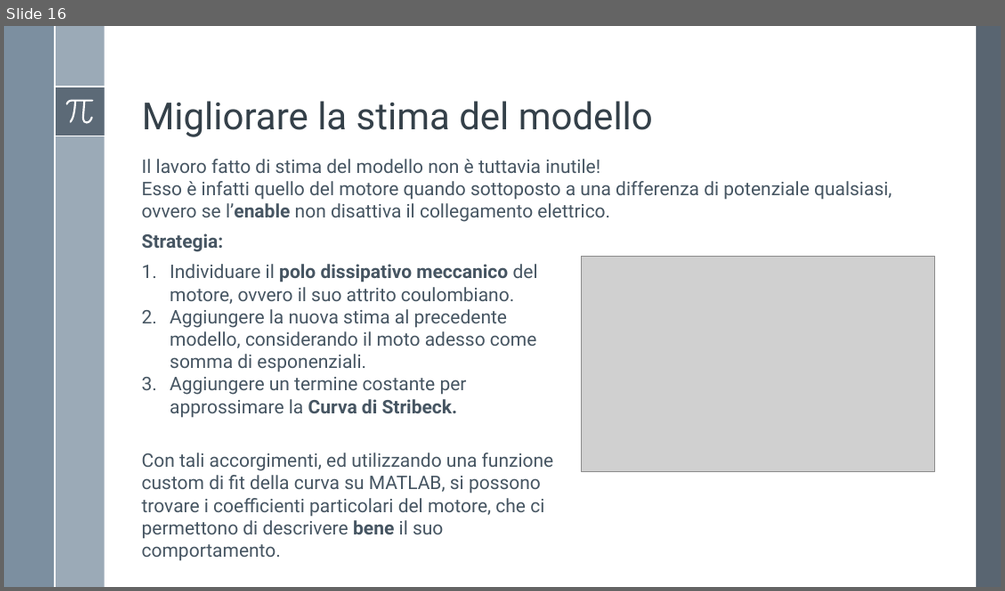
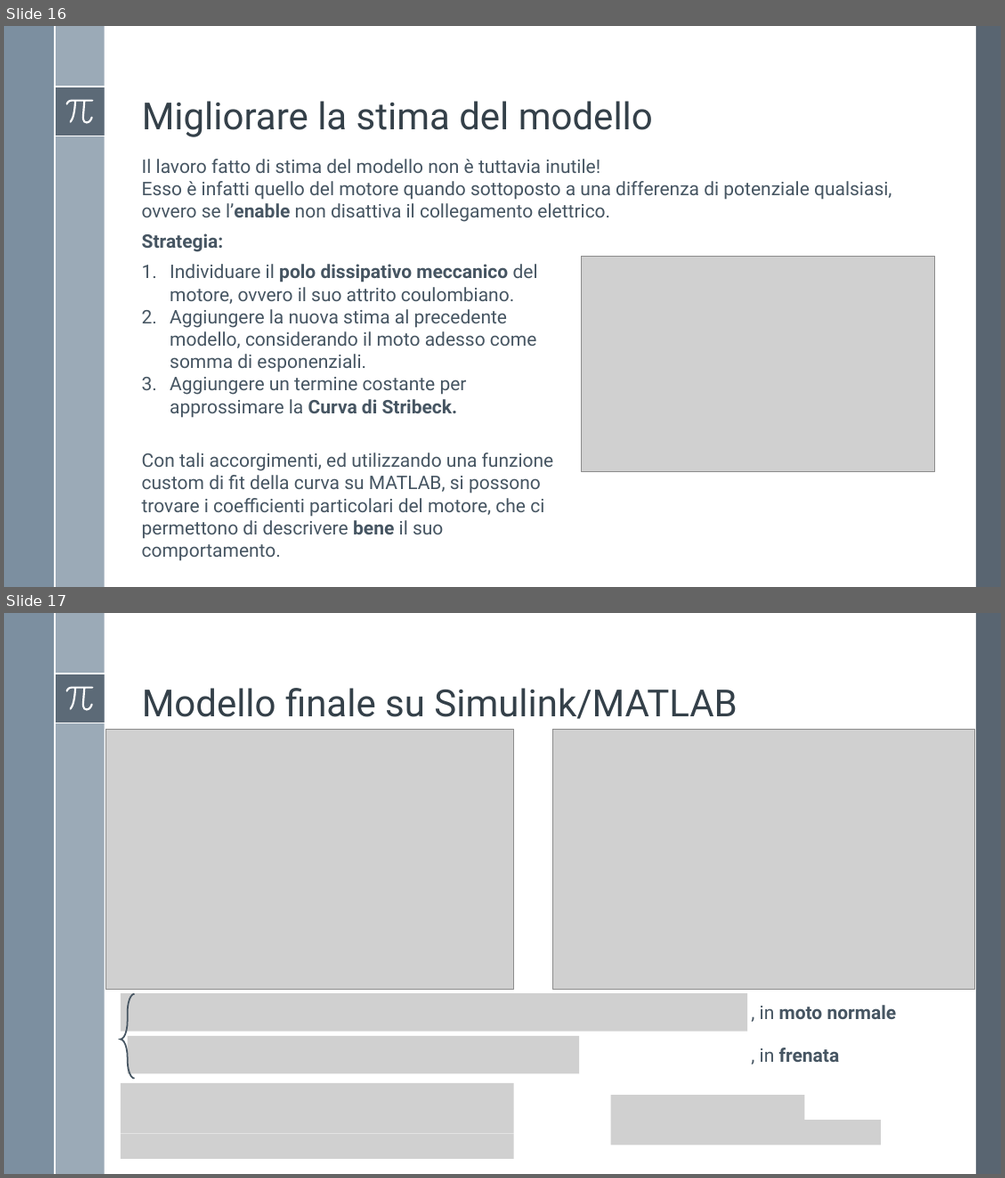
Before and after one commit to Alfystar/mv-Project, a slide deck: 00_Relazione/Modello e identificazione di un motore DC/Modello e identificazione di un motore DC.pptx. Shown one above the other, each under a label of ours: slide 16 before the commit, slides 16 and 17 after it. The pictures are 1005x591 and 1005x1178 pixels, drawn with LibreOffice and Linux fonts; fonts in the diff are those of the drawing; grey boxes stand for pictures. Boxes give left, top, right and bottom in pixels: in the first picture for what was removed or moved away, otherwise in the second. Text is boxed around its words. In the diff, an @@ line names an element or a change of style, - is before the commit and + after.

```diff
--- a/00_Relazione/Modello e identificazione di un motore DC/Modello e identificazione di un motore DC.pptx
+++ b/00_Relazione/Modello e identificazione di un motore DC/Modello e identificazione di un motore DC.pptx
@@ slide 17 added at bbox=[4, 613, 1001, 1174], background #FFFFFF; not listed: 8 template elements that a slide beside it also shows @@
@@ title added at bbox=[142, 688, 736, 719], 36 pt, text #35404A @@
+Modello finale su Simulink/MATLAB
@@ picture added at bbox=[105, 729, 514, 989] @@
@@ picture added at bbox=[553, 729, 974, 989] @@
@@ picture added at bbox=[121, 994, 748, 1031] @@
@@ left brace added at bbox=[121, 994, 135, 1078], outline #465562 1.5 pt @@
@@ text added at bbox=[760, 1005, 897, 1019], 18 pt, text #465562, bold @@
+, in moto normale
@@ picture added at bbox=[128, 1036, 579, 1073] @@
@@ text added at bbox=[760, 1047, 840, 1062], 18 pt, text #465562, bold @@
+, in frenata
@@ picture added at bbox=[121, 1083, 514, 1108] @@
@@ picture added at bbox=[121, 1108, 514, 1134] @@
@@ picture added at bbox=[610, 1094, 804, 1120] @@
@@ picture added at bbox=[121, 1134, 514, 1159] @@
@@ picture added at bbox=[610, 1120, 881, 1145] @@
```
Also in this commit, not shown: 5 slides changed, 1 other slide added, 3 slides removed, 4 other files.
